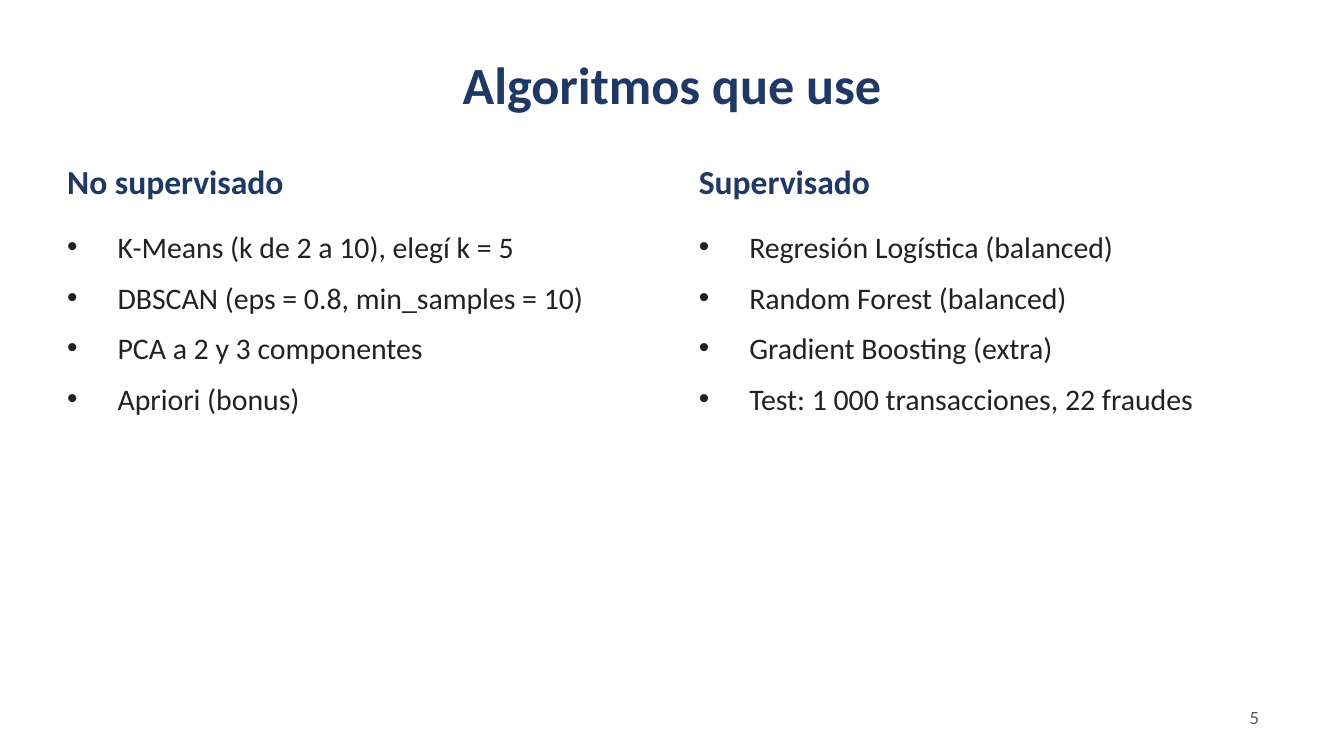
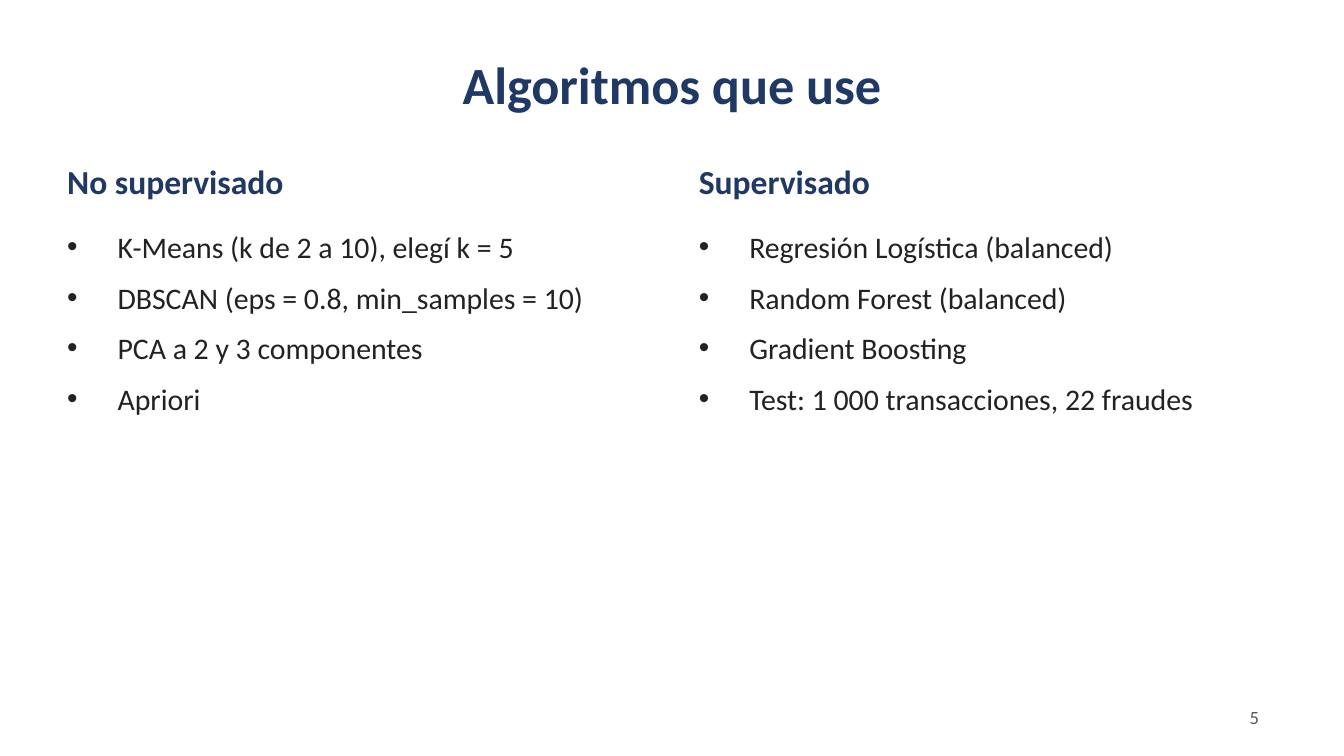
Before and after one commit to kg-alvarado/Project_fraude_kdd, a slide deck: slide 5 of presentacion/presentacion_defensa.pptx. Drawn at 1344x756 pixels with LibreOffice and Linux fonts; fonts in the diff are those of the drawing. Boxes give left, top, right and bottom in pixels: in the first picture for what was removed or moved away, otherwise in the second. Text is boxed around its words. In the diff, an @@ line names an element or a change of style, - is before the commit and + after.

```diff
--- a/presentacion/presentacion_defensa.pptx
+++ b/presentacion/presentacion_defensa.pptx
@@ text at (x1=749, y1=338, x2=966, y2=364): text changed @@
-• Gradient Boosting (extra)
+• Gradient Boosting
@@ text at (x1=118, y1=389, x2=201, y2=415): text changed @@
-• Apriori (bonus)
+• Apriori
```
Also in this commit, not shown: 9 other slides changed.
